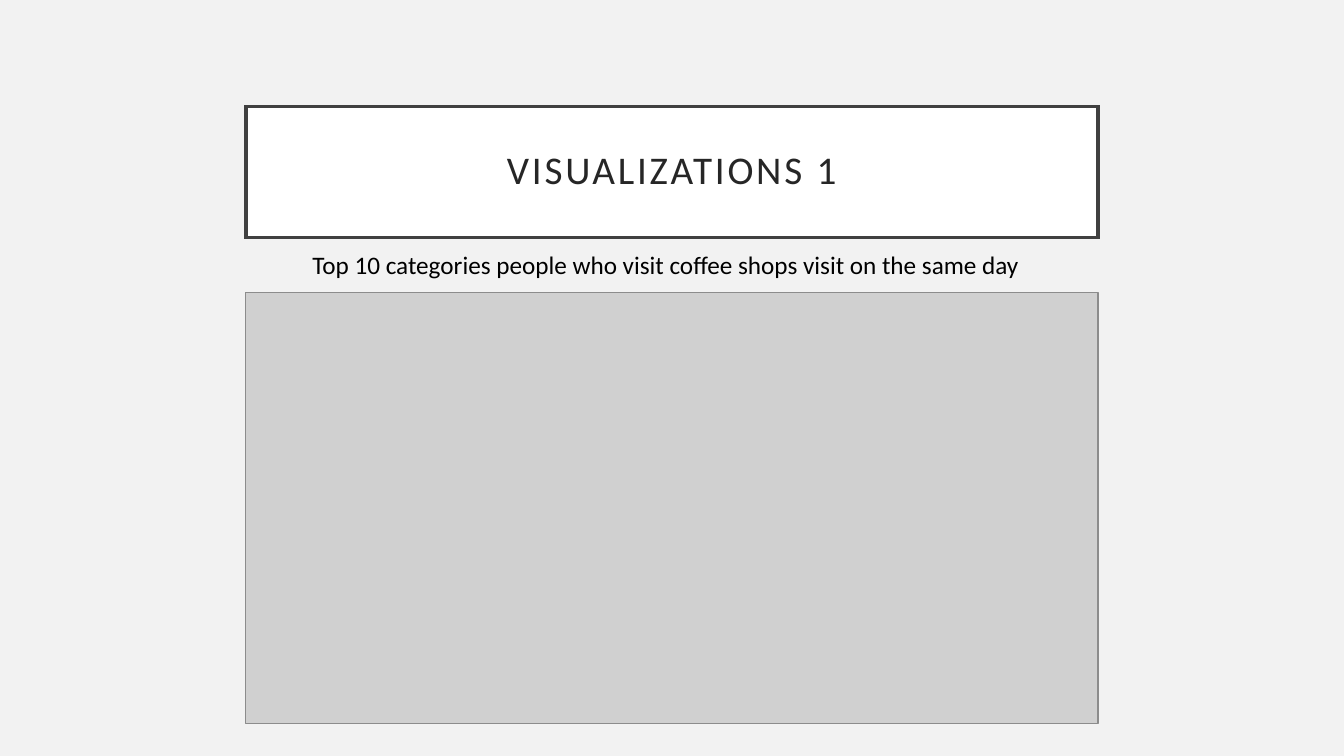
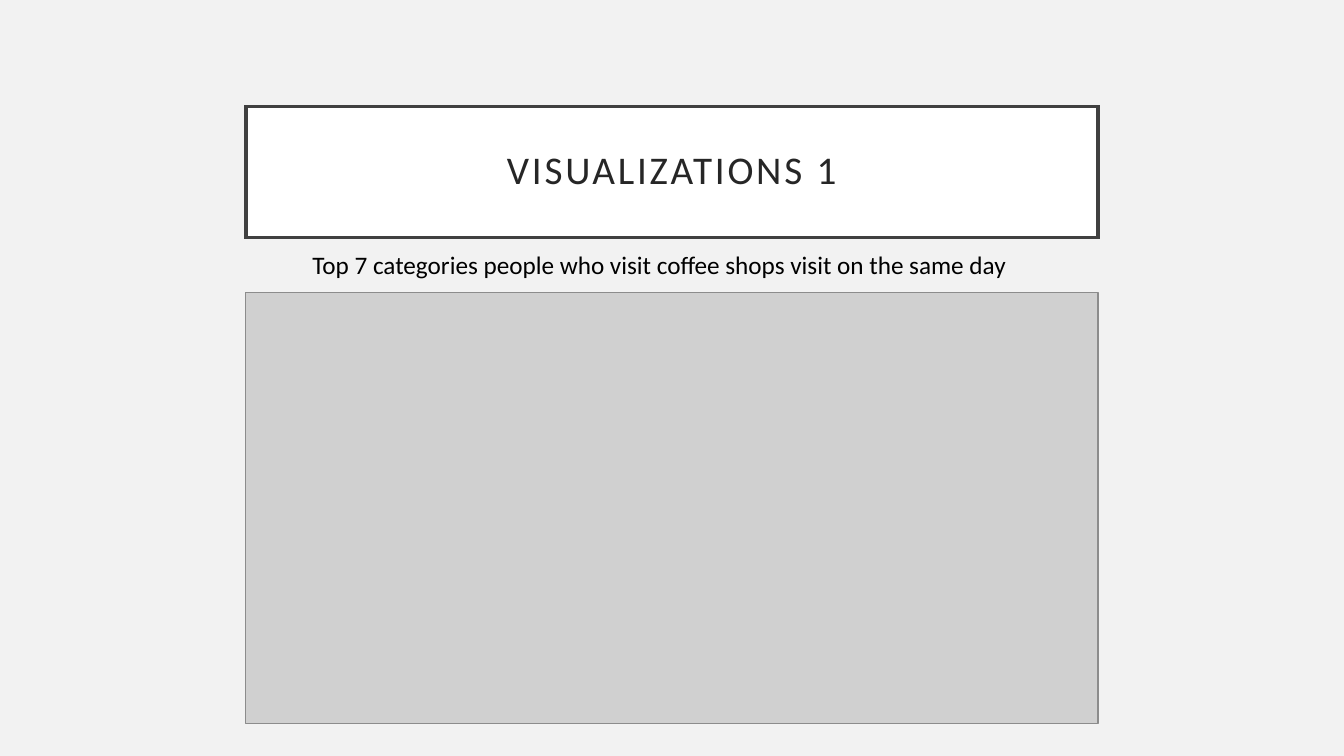
Before and after one commit to grassten/GA_datascience, a slide deck: slide 10 of 04_Presentation.pptx. Drawn at 1344x756 pixels with LibreOffice and Linux fonts; fonts in the diff are those of the drawing; grey boxes stand for pictures. Boxes give left, top, right and bottom in pixels: in the first picture for what was removed or moved away, otherwise in the second. Text is boxed around its words. In the diff, an @@ line names an element or a change of style, - is before the commit and + after.

```diff
--- a/04_Presentation.pptx
+++ b/04_Presentation.pptx
@@ text at (x1=312, y1=256, x2=1005, y2=279): text changed @@
-Top 10 categories people who visit coffee shops visit on the same day
+Top 7 categories people who visit coffee shops visit on the same day
```
Also in this commit, not shown: 1 other slide changed, 1 other file.
